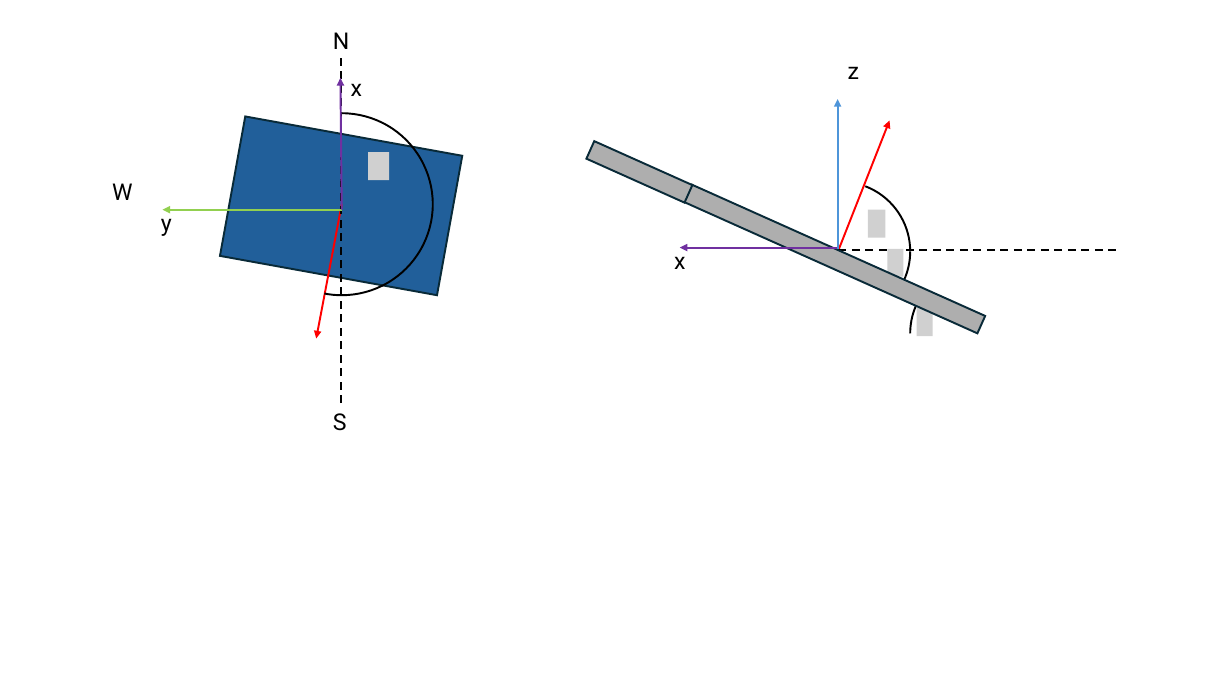
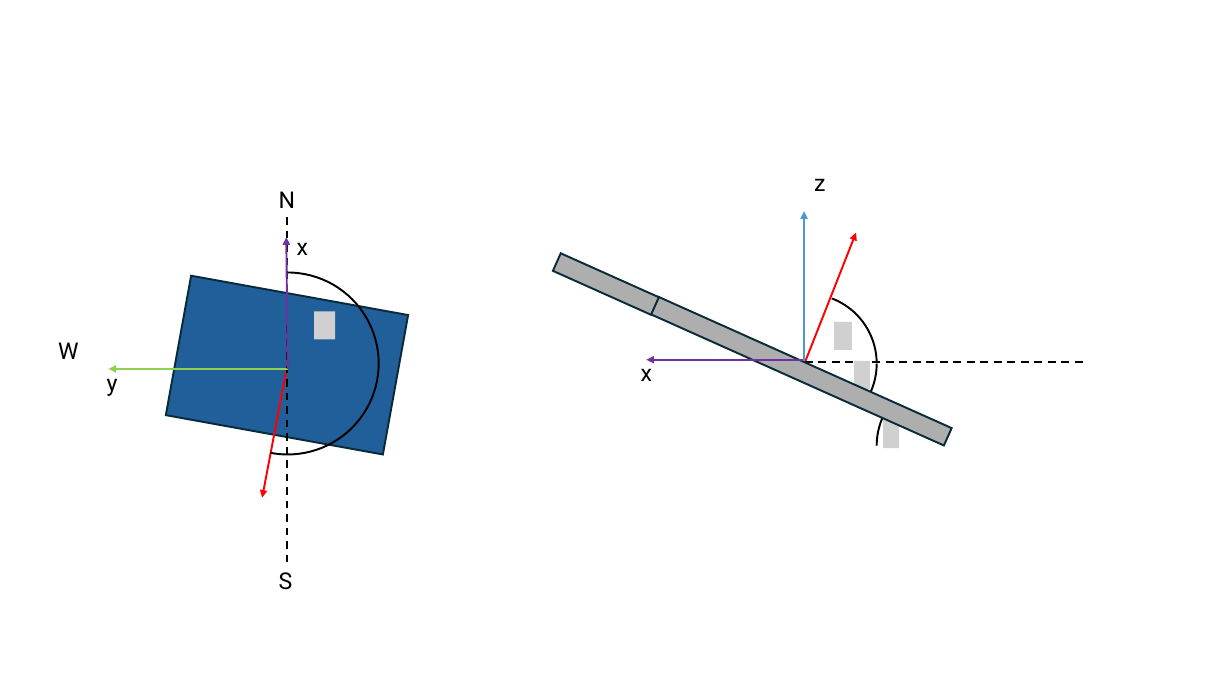
Before and after one commit to LMerbecks/PV-Power-Matching, a slide deck: slide 2 of doc/Graphics.pptx. Drawn at 1232x693 pixels with LibreOffice and Linux fonts; fonts in the diff are those of the drawing; grey boxes stand for pictures. Boxes give left, top, right and bottom in pixels: in the first picture for what was removed or moved away, otherwise in the second. Text is boxed around its words. In the diff, an @@ line names an element or a change of style, - is before the commit and + after.

```diff
--- a/doc/Graphics.pptx
+++ b/doc/Graphics.pptx
@@ 5 texts, 3 arrows, 1 picture, 1 arc (boxed as its full ellipse), 1 rectangle, 1 line: place and size @@
-5 texts, 3 arrows, 1 picture, 1 arc (boxed as its full ellipse), 1 rectangle, 1 line at [112,32,463,431]
+5 texts, 3 arrows, 1 picture, 1 arc (boxed as its full ellipse), 1 rectangle, 1 line at [58,191,408,590]
@@ 2 arrows, 1 picture, 1 text, 1 arc (boxed as its full ellipse), 1 rectangle: place and size @@
-2 arrows, 1 picture, 1 text, 1 arc (boxed as its full ellipse), 1 rectangle at [674,99,1050,403]
+2 arrows, 1 picture, 1 text, 1 arc (boxed as its full ellipse), 1 rectangle at [641,212,1017,516]
@@ 2 pictures, 2 arc (boxed as its full ellipse)s, 1 text, 1 line, 1 rectangle, 1 arrow: place and size @@
-2 pictures, 2 arc (boxed as its full ellipse)s, 1 text, 1 line, 1 rectangle, 1 arrow at [587,66,1119,351]
+2 pictures, 2 arc (boxed as its full ellipse)s, 1 text, 1 line, 1 rectangle, 1 arrow at [553,178,1086,462]
```
Also in this commit, not shown: 2 slides added, 1 other file.
